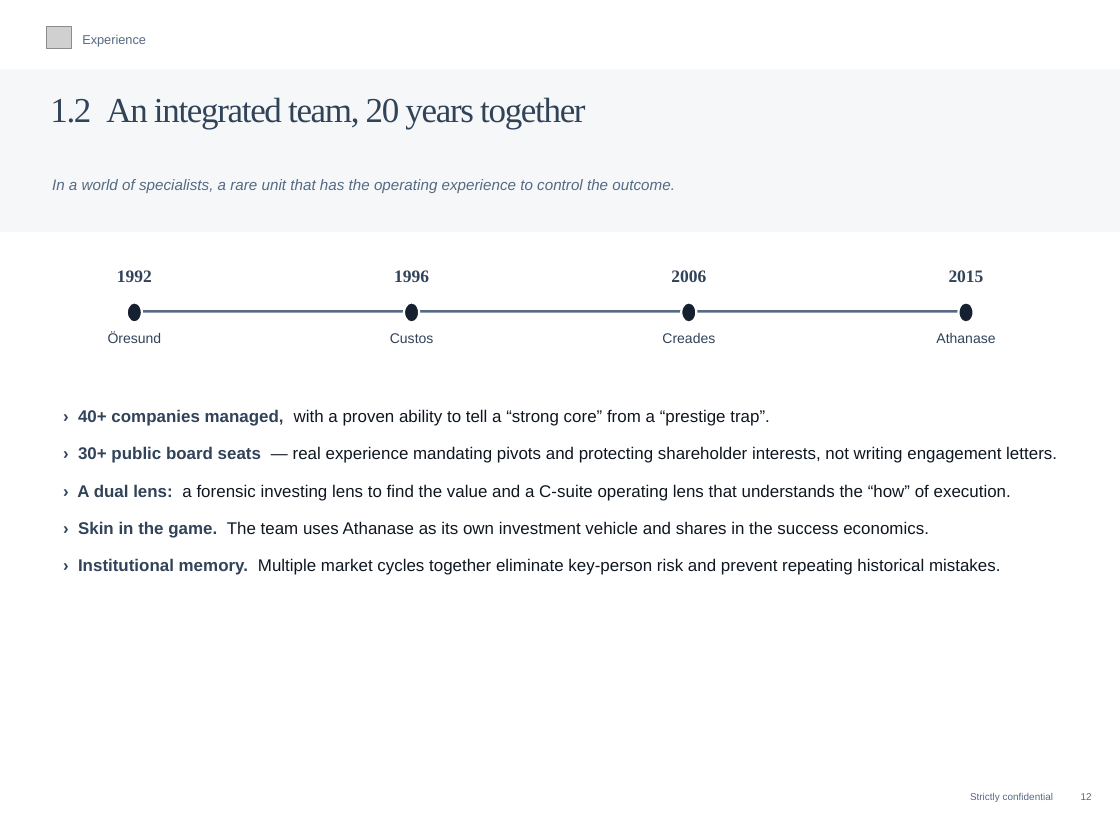
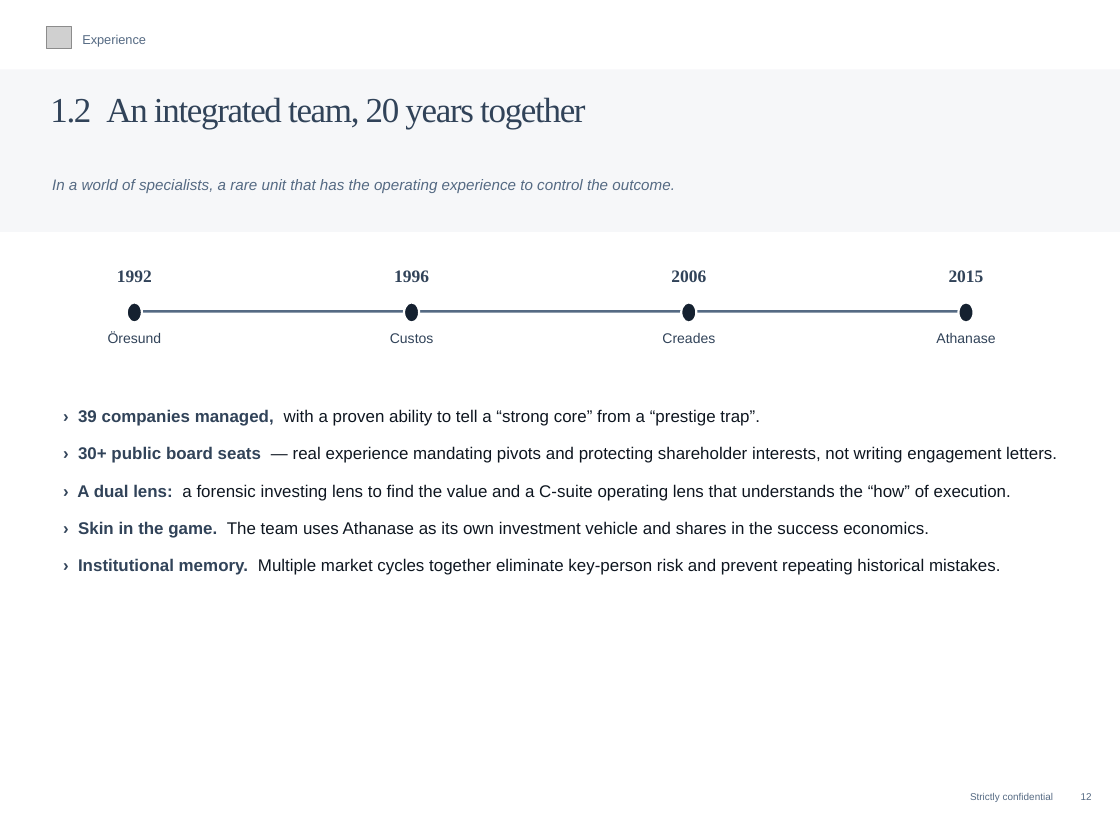
Before and after one commit to charette-lab/Claude, a slide deck: slide 15 of Athanase_Engaged_Ownership_Allocator_Deck.pptx. Drawn at 1120x840 pixels with LibreOffice and Linux fonts; fonts in the diff are those of the drawing; grey boxes stand for pictures. Boxes give left, top, right and bottom in pixels: in the first picture for what was removed or moved away, otherwise in the second. Text is boxed around its words. In the diff, an @@ line names an element or a change of style, - is before the commit and + after.

```diff
--- a/Athanase_Engaged_Ownership_Allocator_Deck.pptx
+++ b/Athanase_Engaged_Ownership_Allocator_Deck.pptx
@@ text at [78, 409, 760, 426]: text changed @@
-› 40+ companies managed, with a proven ability to tell a “strong core” from a “prestige trap”.
+› 39 companies managed, with a proven ability to tell a “strong core” from a “prestige trap”.
```
Also in this commit, not shown: 3 other slides changed, 1 other file.
